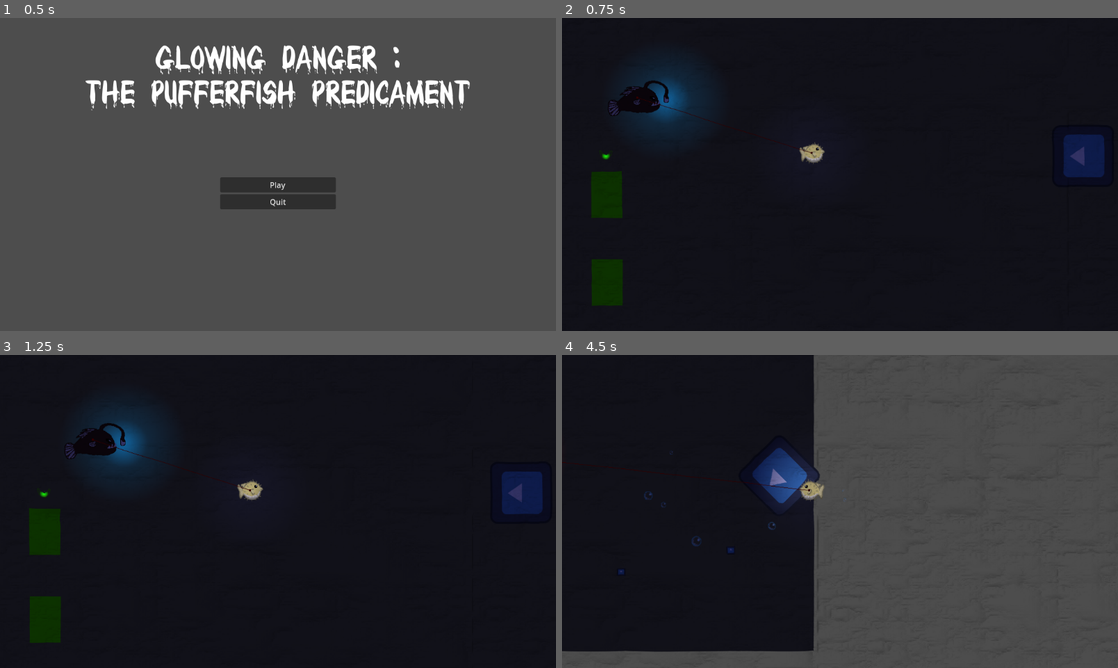
Above: before the commit, frames 1-4 (two rows, left to right).
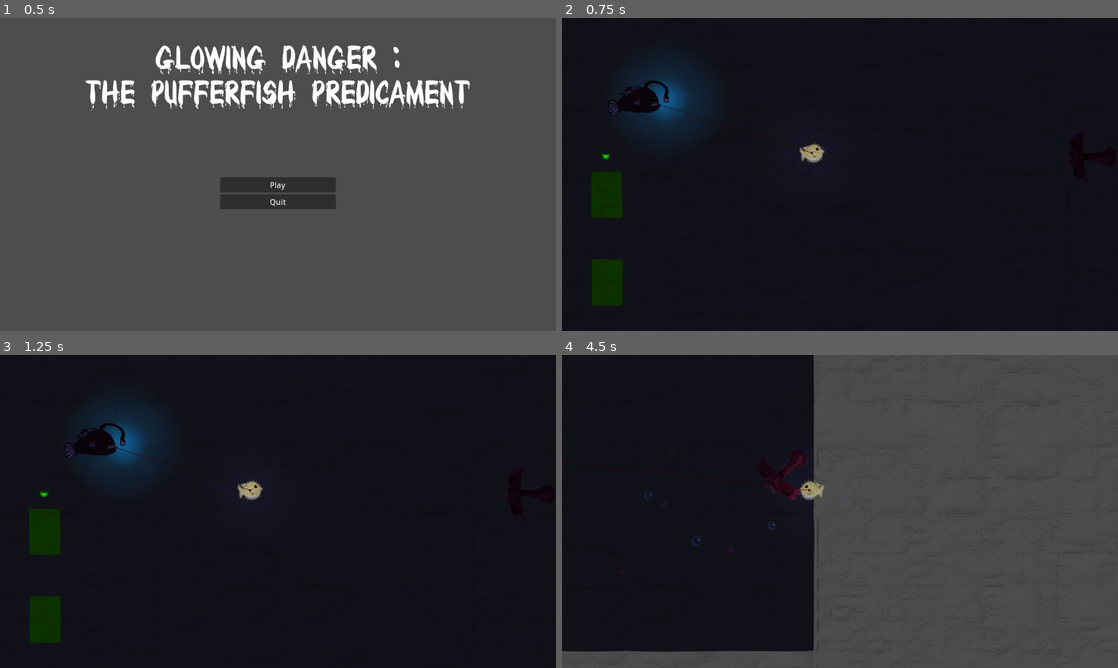
Above: after the commit, the same moments.

Repository: Chestrade/pixel-jam-2024
Game: Godot game, scene res://Scenes/main_menu.tscn
Two runs of this game, one before a commit and one after it. Both use one fixed random seed, a clock stepped at 60 frames per second and the inputs below. The engine's default icon, where the game draws it, is replaced by a stand-in: a white triangle on a blue panel in a dark square.
Inputs (mouse positions are in pixels of both pictures, inside the frame that each line leads up to):
- Up to frame 1 (0.5 s): no input
- Up to frame 2 (0.75 s): click "Play" at 0.5 s
- Up to frame 3 (1.25 s): no input
- Up to frame 4 (4.5 s): move the mouse to (962, 495) at 1.27 s; hold Right (swim_right) 1.28-2.03 s; hold Shift (dash) 1.28-2.03 s; move the mouse to (728, 527) at 2.02 s; hold Down (swim_down) 2.03-2.78 s; tap Space (inflate) at 2.1 s; move the mouse to (895, 442) at 2.77 s; hold Right (swim_right) 2.78-3.53 s; hold J 2.78-3.53 s; move the mouse to (812, 574) at 3.52 s; hold W (swim_up) 3.53-4.28 s; tap Shift (dash) at 3.6 s; move the mouse to (1006, 558) at 4.27 s; hold Left (swim_left) from 4.28 s (still down); hold Space (inflate) from 4.28 s (still down)

Frame 1 is identical in both runs. In frame 2, 1.0% of the frame differs, in the area x 90-98%, y 37-51%; in frame 3, 1.0%; in frame 4, 1.3%, in the area x 10-47%, y 29-70%.

Commit message:
Sprites applied to wall plant and projectile

Diff:
--- a/Characters/projectile.tscn
+++ b/Characters/projectile.tscn
@@ -1,7 +1,7 @@
 [gd_scene load_steps=15 format=3 uid="uid://bc0rkpe0u0r20"]
 
 [ext_resource type="Script" path="res://Scripts/projectile.gd" id="1_ow5dx"]
-[ext_resource type="Texture2D" uid="uid://d0egbrasmuxvw" path="res://icon.svg" id="1_wiwml"]
+[ext_resource type="Texture2D" uid="uid://crg2dq5vh4r7t" path="res://Art/Tiles and Sprites/Environment elements/Projectile.png" id="2_gsxpj"]
 [ext_resource type="PackedScene" uid="uid://ro8lxae0taoi" path="res://Scenes/bubbles.tscn" id="3_vtswu"]
 
 [sub_resource type="CircleShape2D" id="CircleShape2D_mgagi"]
@@ -70,8 +70,9 @@
 script = ExtResource("1_ow5dx")
 
 [node name="Sprite2D" type="Sprite2D" parent="."]
-scale = Vector2(0.140625, 0.125)
-texture = ExtResource("1_wiwml")
+position = Vector2(0, 9.53674e-07)
+scale = Vector2(0.96, 0.96)
+texture = ExtResource("2_gsxpj")
 
 [node name="CollisionShape2D" type="CollisionShape2D" parent="."]
 shape = SubResource("CircleShape2D_mgagi")
--- a/Characters/wall_plant.tscn
+++ b/Characters/wall_plant.tscn
@@ -1,7 +1,7 @@
 [gd_scene load_steps=9 format=3 uid="uid://b6tb23xiiu2sq"]
 
-[ext_resource type="Texture2D" uid="uid://d0egbrasmuxvw" path="res://icon.svg" id="1_ejaxc"]
 [ext_resource type="Script" path="res://Scripts/wall_plant.gd" id="1_rslq7"]
+[ext_resource type="Texture2D" uid="uid://dn01yaavku6si" path="res://Art/Tiles and Sprites/Environment elements/WallPlant.png" id="2_qxmmd"]
 [ext_resource type="AudioStream" uid="uid://dtek88bnbnmmp" path="res://Audio/SFX/spit.ogg" id="3_w3ihn"]
 [ext_resource type="AudioStream" uid="uid://tpnbovemy83g" path="res://Audio/SFX/grunt1.ogg" id="4_sw1f6"]
 [ext_resource type="AudioStream" uid="uid://bvf3r0nevb1da" path="res://Audio/SFX/grunt2.ogg" id="5_ue2yb"]
@@ -24,7 +24,9 @@
 script = ExtResource("1_rslq7")
 
 [node name="Sprite" type="Sprite2D" parent="."]
-texture = ExtResource("1_ejaxc")
+position = Vector2(-1.5, 13)
+scale = Vector2(1.80597, 1.80597)
+texture = ExtResource("2_qxmmd")
 
 [node name="Player Detection Area" type="Area2D" parent="."]
 collision_layer = 4
